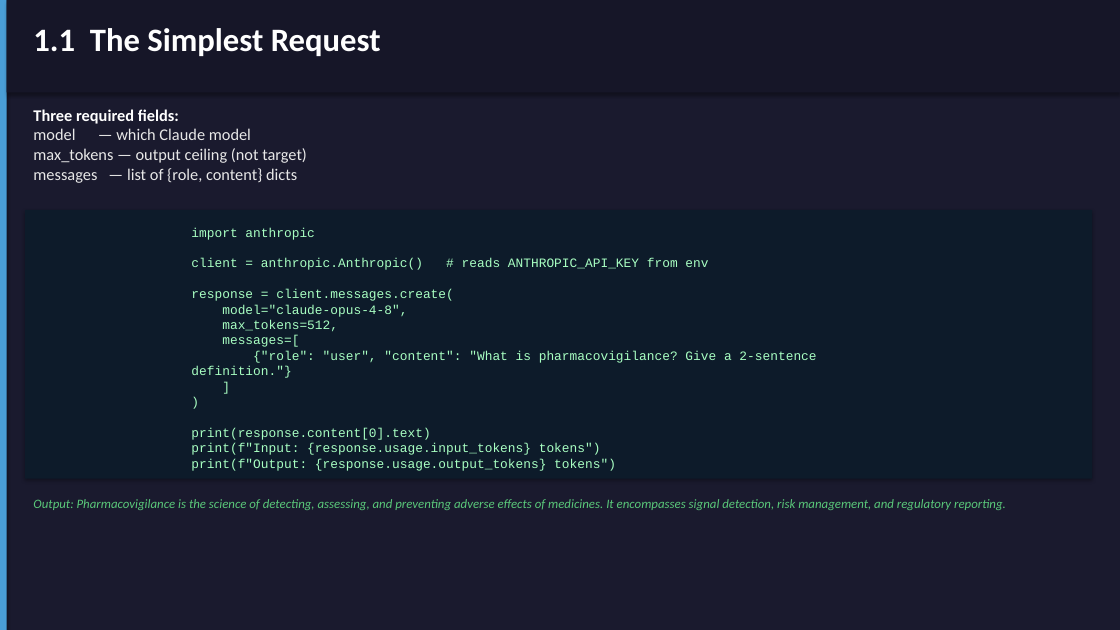
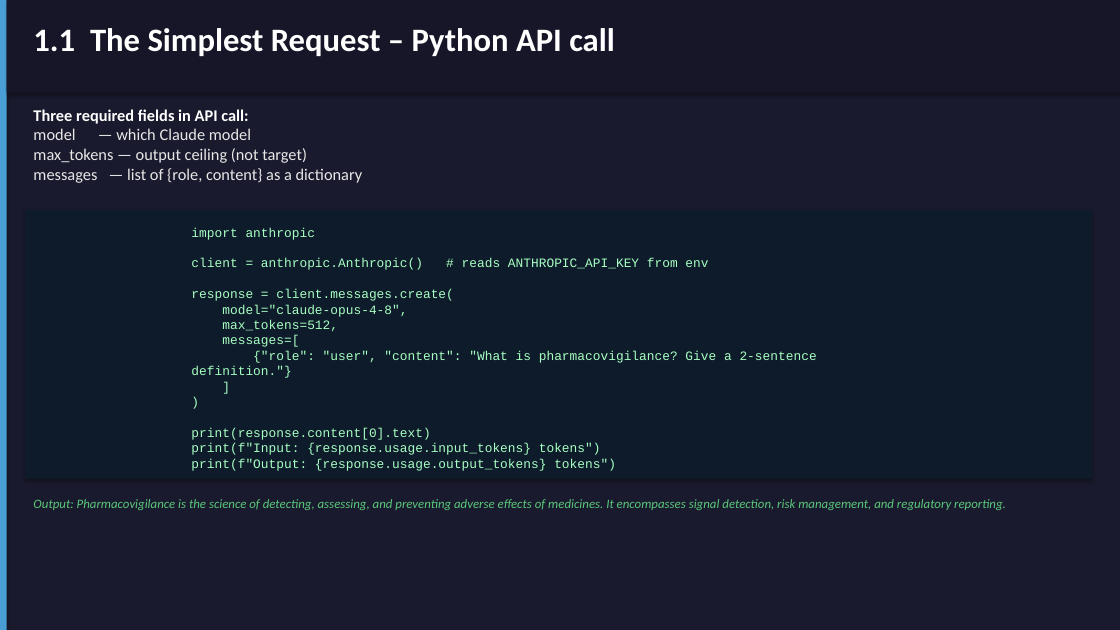
Before and after one commit to bcqguo/claude_4_public_health, a slide deck: slide 5 of Claude_Model_Usage_Lecture.pptx. Drawn at 1120x630 pixels with LibreOffice and Linux fonts; fonts in the diff are those of the drawing. Boxes give left, top, right and bottom in pixels: in the first picture for what was removed or moved away, otherwise in the second. Text is boxed around its words. In the diff, an @@ line names an element or a change of style, - is before the commit and + after.

```diff
--- a/Claude_Model_Usage_Lecture.pptx
+++ b/Claude_Model_Usage_Lecture.pptx
@@ text at <box>33,28,615,56</box>: text changed @@
-1.1 The Simplest Request
+1.1 The Simplest Request – Python API call
@@ text at <box>33,109,248,124</box>: text changed @@
-Three required fields:
+Three required fields in API call:
@@ text at <box>33,168,363,183</box>: text changed @@
-messages — list of {role, content} dicts
+messages — list of {role, content} as a dictionary
```
Also in this commit, not shown: 8 other slides changed, 3 slides removed.
